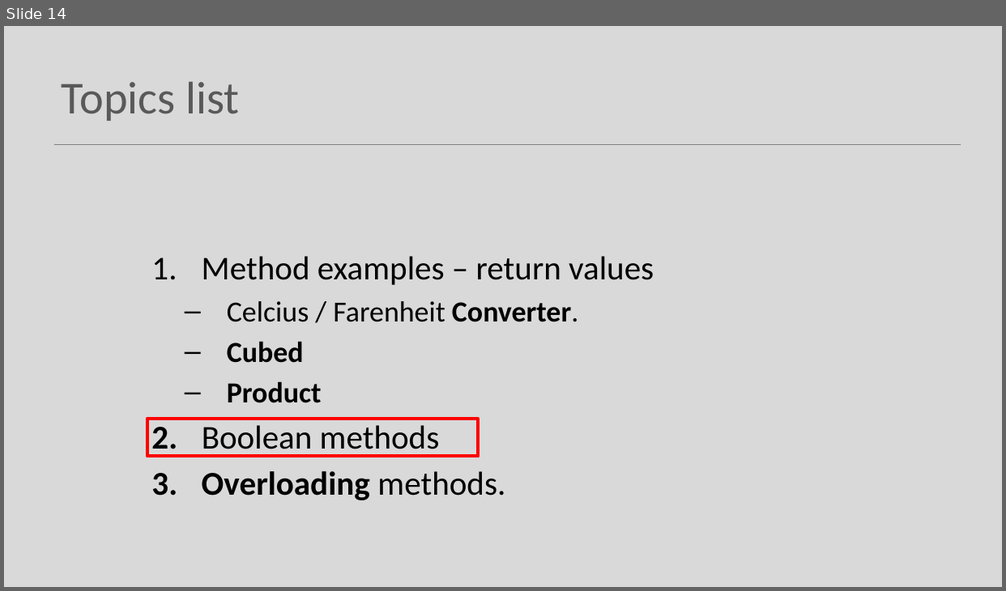
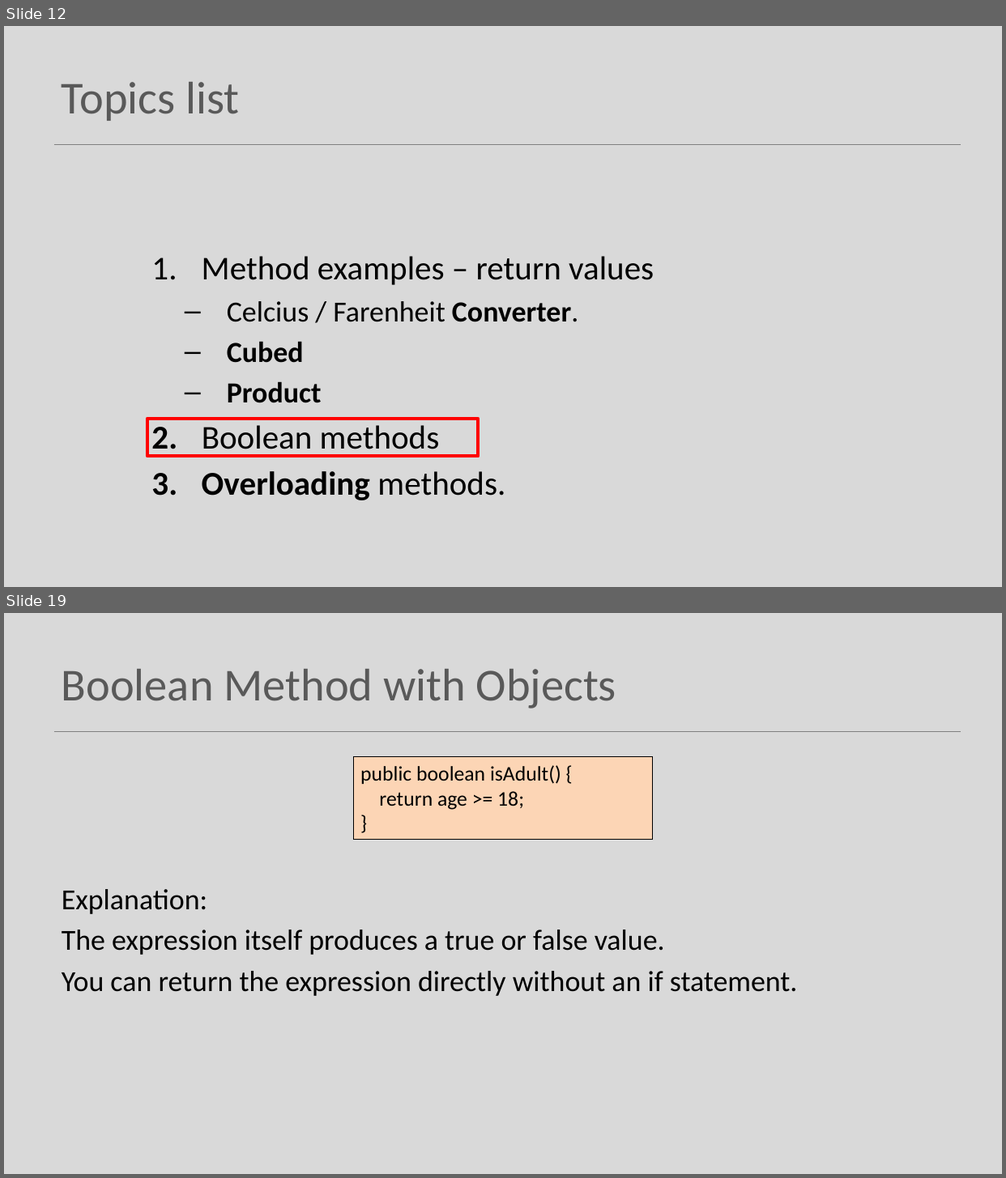
Before and after one commit to Programming-Fundamentals-SETU/prog-fund-1-sept-25, a slide deck: topic07-methods/unit-1/talk-5-more-on-methods/e-more-on-methods.pptx. Shown one above the other, each under a label of ours: slide 14 before the commit, slides 12 and 19 after it; the slides between them are not shown. The pictures are 1006x591 and 1006x1178 pixels, drawn with LibreOffice and Linux fonts; fonts in the diff are those of the drawing. Boxes give left, top, right and bottom in pixels: in the first picture for what was removed or moved away, otherwise in the second. Text is boxed around its words. In the diff, an @@ line names an element or a change of style, - is before the commit and + after.

```diff
--- a/topic07-methods/unit-1/talk-5-more-on-methods/e-more-on-methods.pptx
+++ b/topic07-methods/unit-1/talk-5-more-on-methods/e-more-on-methods.pptx
@@ slide 19 added at [4,613,1002,1174], background #D9D9D9; not listed: 1 template element that a slide beside it also shows @@
@@ title added at [62,669,616,709], 44 pt, text #595959 @@
+Boolean Method with Objects
@@ rectangle added at [354,756,653,840], fill #FCD5B5, outline #000000 0.75 pt, 20 pt, text #000000 @@
+public boolean isAdult() {
+return age >= 18;
+}
@@ text added at [62,889,798,996], 28 pt, text #000000 @@
+Explanation:
+The expression itself produces a true or false value.
+You can return the expression directly without an if statement.
@@ what was slide 14 is now slide 12 @@
```
Also in this commit, not shown: 12 other slides added, 1 slide removed, 4 other files.
